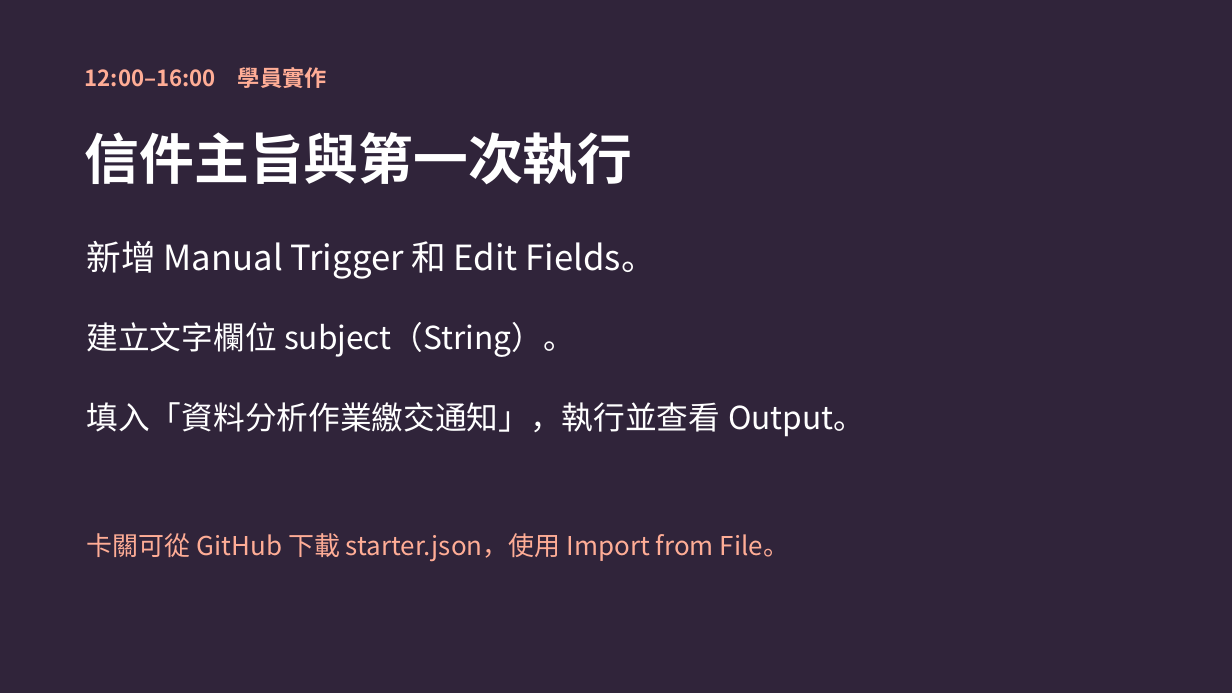
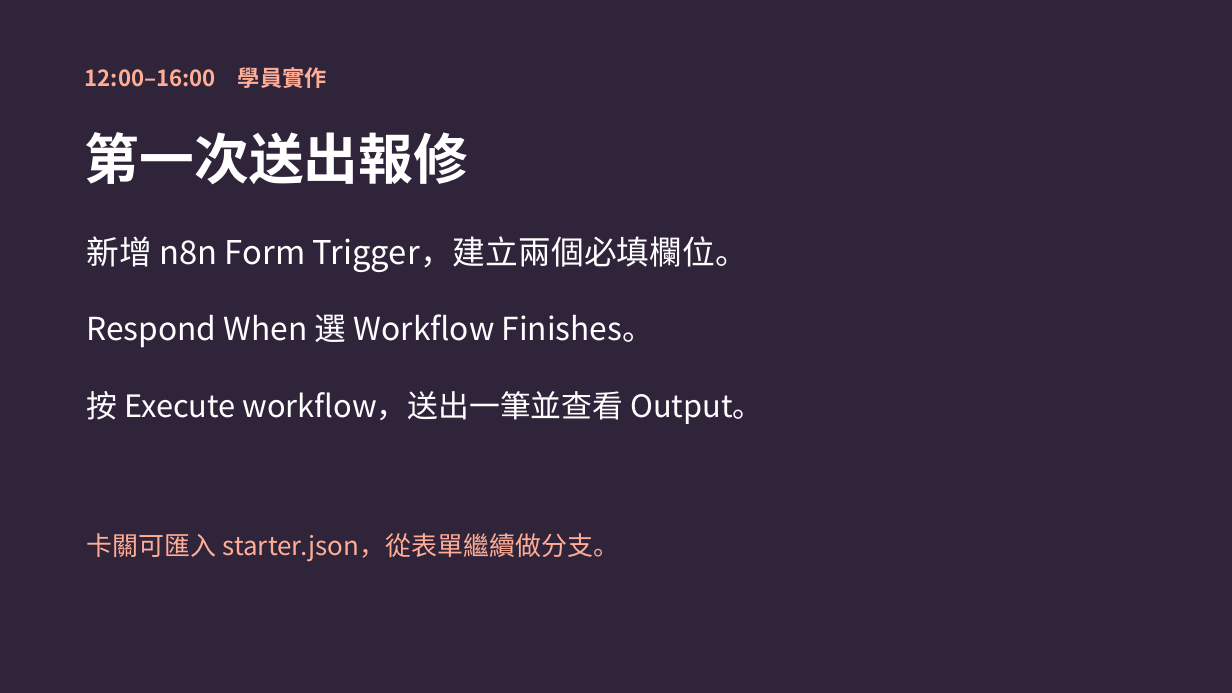
Before and after one commit to robylin829/n8n-30min-workshop, a slide deck: slide 4 of slides/n8n-30min-workshop.pptx. Drawn at 1232x693 pixels with LibreOffice and Linux fonts; fonts in the diff are those of the drawing. Boxes give left, top, right and bottom in pixels: in the first picture for what was removed or moved away, otherwise in the second. Text is boxed around its words. In the diff, an @@ line names an element or a change of style, - is before the commit and + after.

```diff
--- a/slides/n8n-30min-workshop.pptx
+++ b/slides/n8n-30min-workshop.pptx
@@ text at [85, 132, 468, 184]: text changed @@
-信件主旨與第一次執行
+第一次送出報修
@@ text at [87, 236, 748, 272]: text changed; size 27 to 25.5 pt @@
-新增 Manual Trigger 和 Edit Fields。
+新增 n8n Form Trigger，建立兩個必填欄位。
@@ text at [87, 314, 655, 348]: text changed @@
-建立文字欄位 subject（String）。
+Respond When 選 Workflow Finishes。
@@ text at [87, 391, 763, 424]: text changed; size 24.8 to 24 pt @@
-填入「資料分析作業繳交通知」，執行並查看 Output。
+按 Execute workflow，送出一筆並查看 Output。
@@ text at [87, 533, 620, 562]: text changed @@
-卡關可從 GitHub 下載 starter.json，使用 Import from File。
+卡關可匯入 starter.json，從表單繼續做分支。
```
Also in this commit, not shown: 5 other slides changed, 1 slide added, 1 slide removed, 6 other files.
